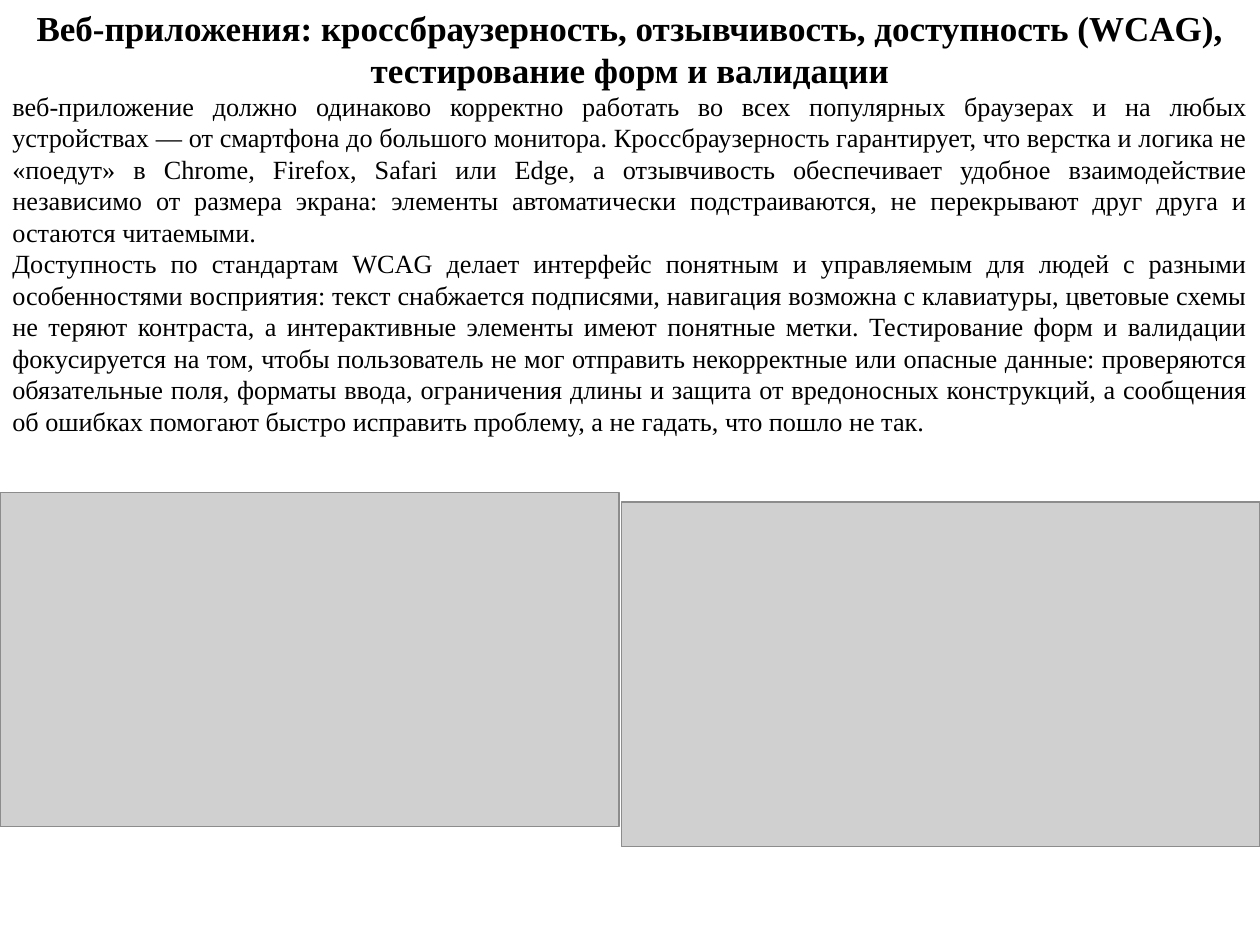
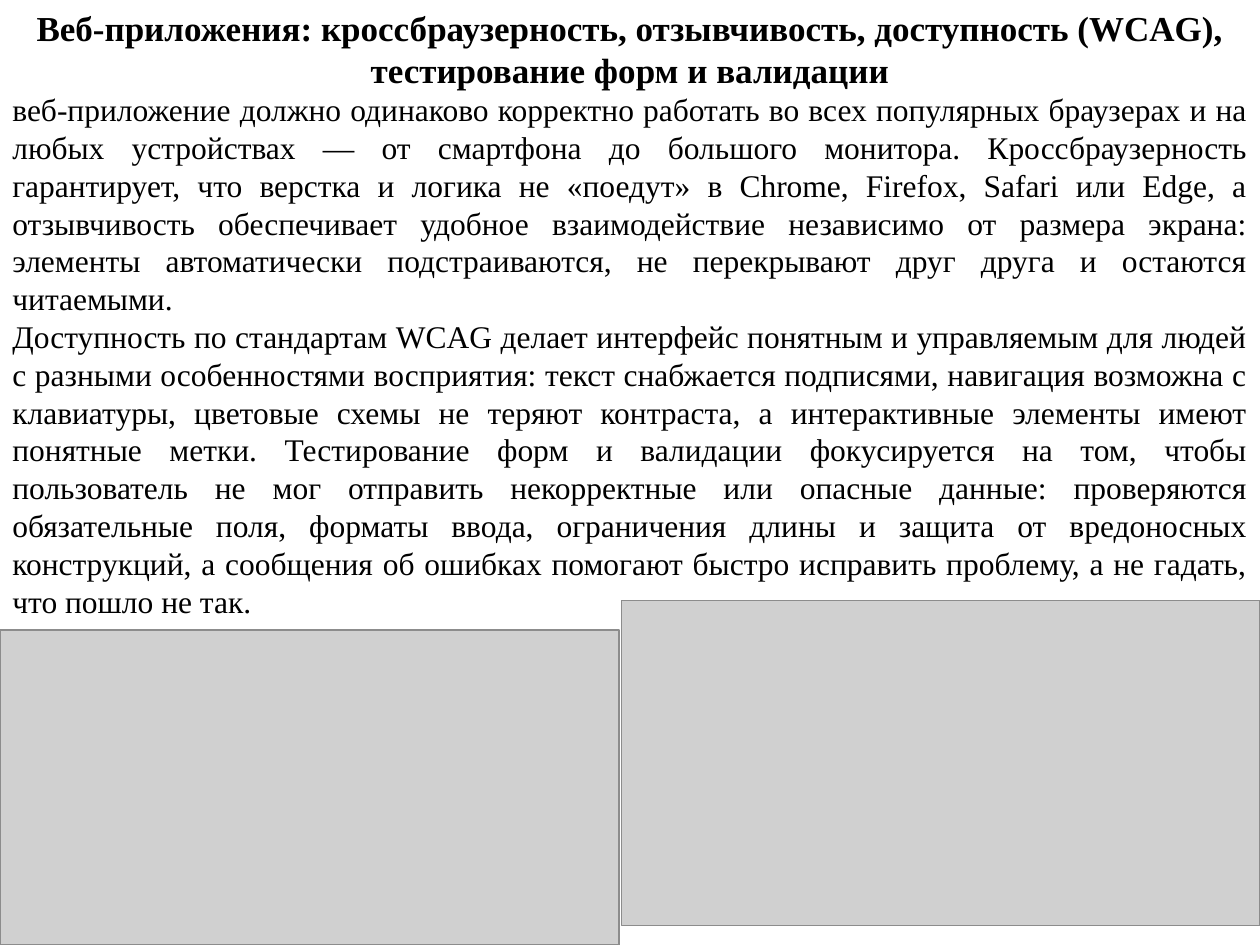
Before and after one commit to mbdatateach/site, a slide deck: slide 3 of УК/лекции/УК Лекция 7.pptx. Drawn at 1260x945 pixels with LibreOffice and Linux fonts; fonts in the diff are those of the drawing; grey boxes stand for pictures. Boxes give left, top, right and bottom in pixels: in the first picture for what was removed or moved away, otherwise in the second. Text is boxed around its words. In the diff, an @@ line names an element or a change of style, - is before the commit and + after.

```diff
--- a/УК/лекции/УК Лекция 7.pptx
+++ b/УК/лекции/УК Лекция 7.pptx
@@ text at box(12, 98, 1247, 614): size 15 to 18 pt @@
@@ picture: place and size @@
-picture at box(621, 501, 1260, 845)
+picture at box(621, 601, 1260, 926)
@@ picture: place and size @@
-picture at box(0, 493, 619, 828)
+picture at box(0, 630, 619, 945)
```
Also in this commit, not shown: 4 other files.
